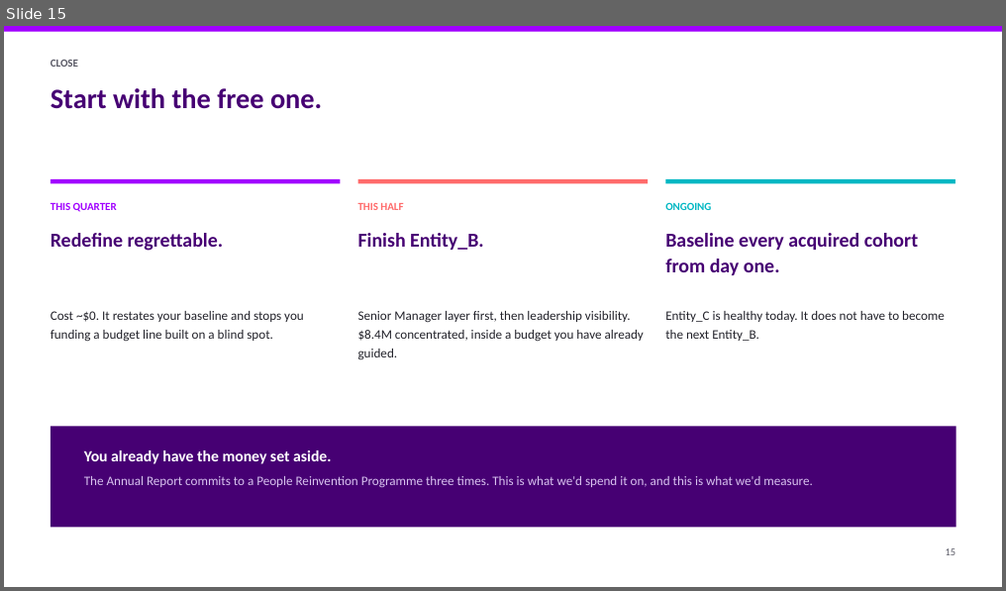
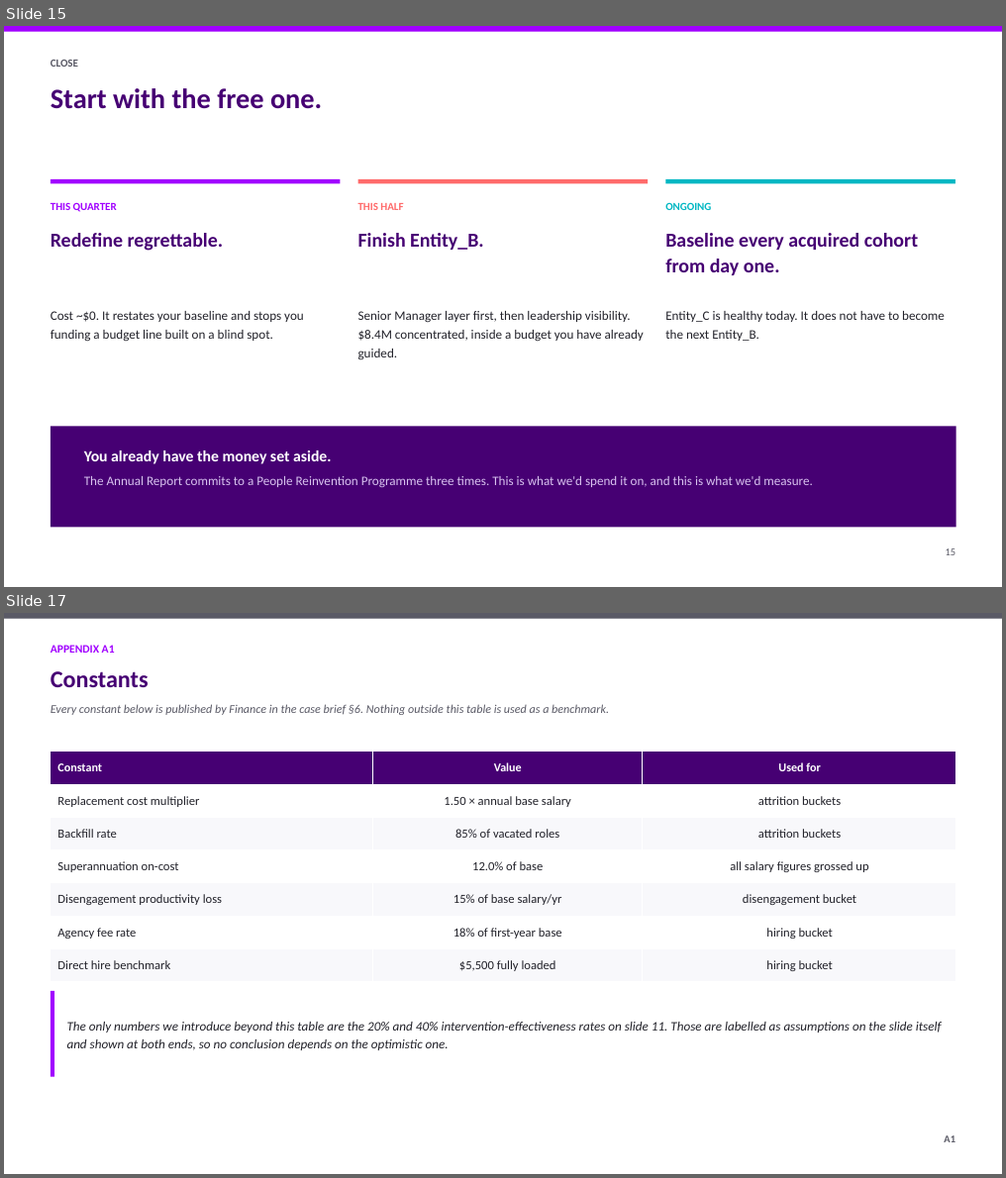
Before and after one commit to athxrva21/subaa_datathon, a slide deck: deck/NovaCorp_deck.pptx. Shown one above the other, each under a label of ours: slide 15 before the commit, slides 15 and 17 after it; the slides between them are not shown. The pictures are 1006x591 and 1006x1178 pixels, drawn with LibreOffice and Linux fonts; fonts in the diff are those of the drawing. Boxes give left, top, right and bottom in pixels: in the first picture for what was removed or moved away, otherwise in the second. Text is boxed around its words. In the diff, an @@ line names an element or a change of style, - is before the commit and + after.

Commit message:
feat(deck): add appendix A1-A14 and export full pdf

```diff
--- a/deck/NovaCorp_deck.pptx
+++ b/deck/NovaCorp_deck.pptx
@@ slide 17 added at (x1=4, y1=613, x2=1002, y2=1174), background #FFFFFF @@
@@ rectangle added at (x1=4, y1=613, x2=1002, y2=618), fill #5A5A66 @@
@@ text added at (x1=51, y1=645, x2=115, y2=653), 11 pt, text #A100FF, bold @@
+APPENDIX A1
@@ text added at (x1=51, y1=671, x2=149, y2=687), 23 pt, text #460073, bold @@
+Constants
@@ text added at (x1=51, y1=704, x2=609, y2=715), 11.5 pt, text #5A5A66, italic @@
+Every constant below is published by Finance in the case brief §6. Nothing outside this table is used as a benchmark.
@@ table added at (x1=51, y1=752, x2=956, y2=982), 7 rows, 3 columns @@
+Constant | Value | Used for
+Replacement cost multiplier | 1.50 × annual base salary | attrition buckets
+Backfill rate | 85% of vacated roles | attrition buckets
+Superannuation on-cost | 12.0% of base | all salary figures grossed up
+Disengagement productivity loss | 15% of base salary/yr | disengagement bucket
+Agency fee rate | 18% of first-year base | hiring bucket
+Direct hire benchmark | $5,500 fully loaded | hiring bucket
@@ rectangle added at (x1=51, y1=991, x2=54, y2=1077), fill #A100FF @@
@@ text added at (x1=67, y1=1022, x2=942, y2=1051), 12.5 pt, text #22222A, italic @@
+The only numbers we introduce beyond this table are the 20% and 40% intervention-effectiveness rates on slide 11. Those are labelled as assumptions on the slide itself and shown at both ends, so no conclusion depends on the optimistic one.
@@ text added at (x1=944, y1=1136, x2=955, y2=1143), 10 pt, text #5A5A66, bold @@
+A1
```
Also in this commit, not shown: 16 other slides added, 3 other files.
